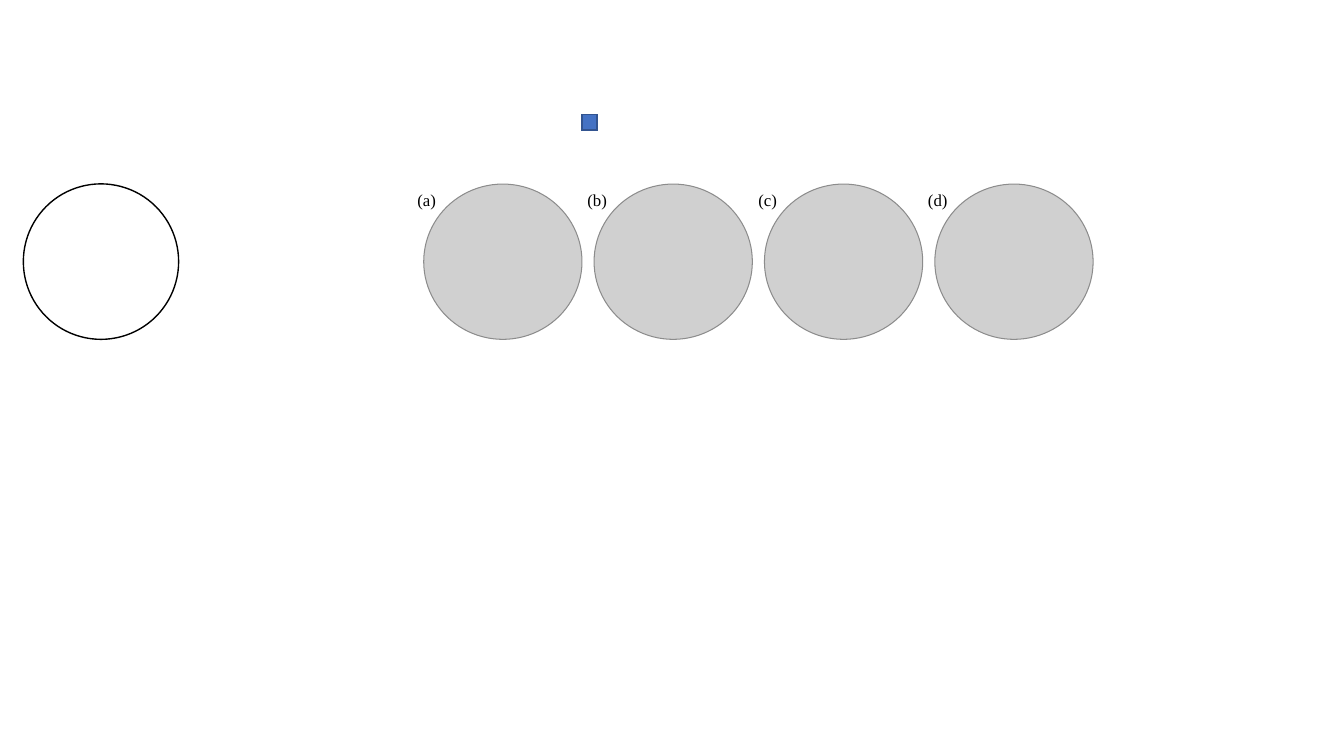
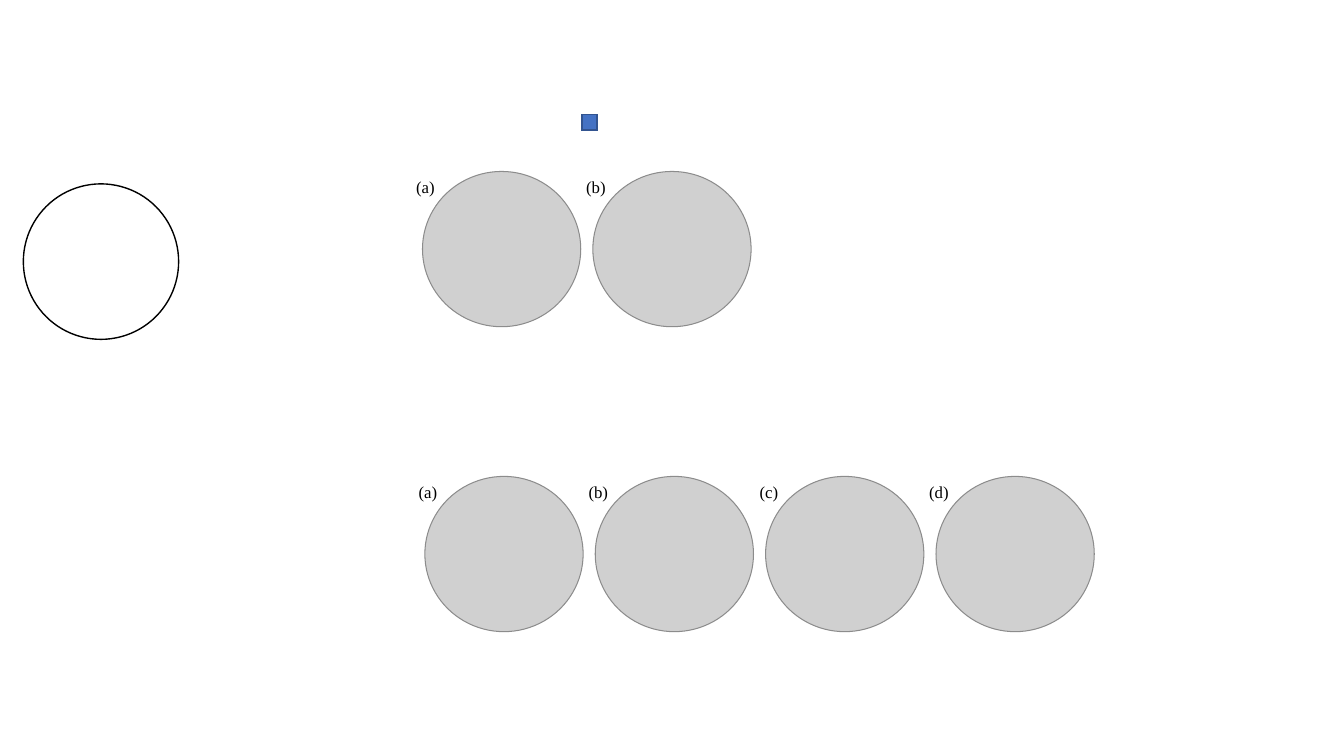
Before and after one commit to pvcresin/hci, a slide deck: slide 9 of 図とグラフ.pptx (slide 8 before the commit). Drawn at 1344x756 pixels with LibreOffice and Linux fonts; fonts in the diff are those of the drawing; grey boxes stand for pictures. Boxes give left, top, right and bottom in pixels: in the first picture for what was removed or moved away, otherwise in the second. Text is boxed around its words. In the diff, an @@ line names an element or a change of style, - is before the commit and + after.

```diff
--- a/図とグラフ.pptx
+++ b/図とグラフ.pptx
@@ group added at (416, 171, 751, 327): 2 pictures, 2 texts @@
+(a)
+(b)
@@ 4 pictures, 4 texts: place and size @@
-4 pictures, 4 texts at (417, 185, 1093, 340)
+4 pictures, 4 texts at (419, 477, 1095, 632)
```
Also in this commit, not shown: 3 other slides changed, 1 slide added, 6 other files.
